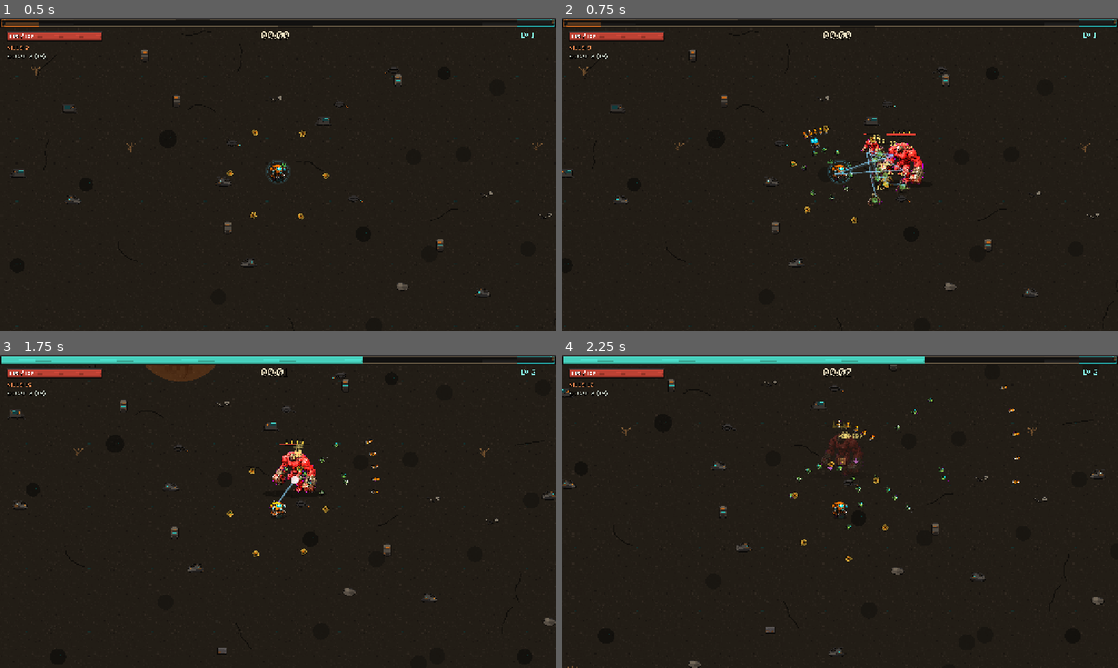
Above: before the commit, frames 1-4 (two rows, left to right).
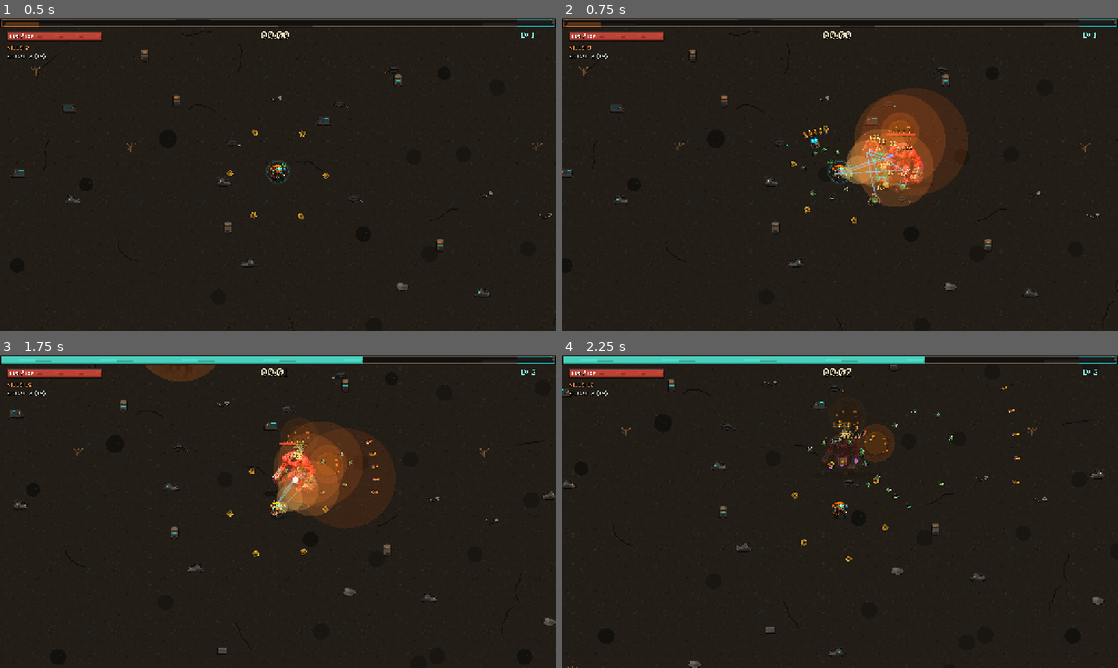
Above: after the commit, the same moments.

Repository: pymmog/last-llm
Game: Godot game, scene res://test/smoke_test.tscn
Same seed, same stepped clock (60 frames per second), same inputs: the game is played once before the commit and once after it. This scene is started directly instead of the project's main scene.
Inputs (mouse positions are in pixels of both pictures, inside the frame that each line leads up to):
- Up to frame 1 (0.5 s): no input
- Up to frame 2 (0.75 s): tap Enter at 0.5 s; move the mouse to (962, 158) at 0.52 s; hold D (move_right) from 0.53 s (still down); tap R at 0.6 s
- Up to frame 3 (1.75 s): tap Space (ui_select) at 0.77, 1.52 s; move the mouse to (166, 527) at 1.27 s; release D (move_right) at 1.28 s; hold S (move_down) from 1.28 s (still down); tap G at 1.35 s
- Up to frame 4 (2.25 s): move the mouse to (895, 442) at 2.02 s; release S (move_down) at 2.03 s; hold D (move_right) from 2.03 s (still down); tap B at 2.1 s

Frame 1 is identical in both runs. In frame 2, 6.0% of the frame differs, in the area x 43-73%, y 22-61%; in frame 3, 3.7%; in frame 4, 1.2%.

Commit message:
feat(weapons): add Flamethrower cone weapon, rebalance outliers
Closes #12: new AoE flamethrower that ticks cone damage toward the
nearest mutant; evolves with Power Core into Inferno Vent, leaving
burning ground patches (via a new main.spawn_burn helper). Includes
procedural whoosh SFX, level-up pool entry, and doc/test updates.

Closes #11: DPS-parity balance pass — Nano Swarm and Gray Goo buffed,
Sunfire Battery buffed, Railspike Driver trimmed.

Co-authored-by: Cursor <cursoragent@cursor.com>

Diff:
--- a/scripts/autoload/sfx.gd
+++ b/scripts/autoload/sfx.gd
@@ -17,6 +17,7 @@
 	"xp": 50,
 	"explosion": 90,
 	"ui_move": 45,
+	"flamer": 180,
 }
 
 var _streams: Dictionary = {}
@@ -115,6 +116,12 @@
 	b = _buf(0.16)
 	_sweep(b, 350, 1000, 3, 0.18, 0.7)
 	_streams["swarm"] = _wav(b)
+
+	# Flamethrower: breathy roaring whoosh.
+	b = _buf(0.3)
+	_noise(b, 0.55, 0.25, 1.2)
+	_sweep(b, 140, 70, 0, 0.22, 1.0)
+	_streams["flamer"] = _wav(b)
 
 	# Spitter glob: wet descending blip.
 	b = _buf(0.14)
--- a/scripts/main.gd
+++ b/scripts/main.gd
@@ -276,15 +276,21 @@
 	Sfx.play("explosion", -4.0)
 	add_shake(4.0)
 	if burn:
-		var fx: Node2D = FxScript.new()
-		fx.main = self
-		fx.kind = "burn"
-		fx.radius = radius * 0.9
-		fx.color = Color(1.0, 0.45, 0.1)
-		fx.life = 3.0
-		fx.burn_dps = burn_dps
-		fx.position = pos
-		fx_node.add_child(fx)
+		spawn_burn(pos, radius * 0.9, burn_dps)
+
+
+func spawn_burn(pos: Vector2, radius: float, dps: float, duration: float = 3.0) -> void:
+	if fx_node.get_child_count() > 300:
+		return
+	var fx: Node2D = FxScript.new()
+	fx.main = self
+	fx.kind = "burn"
+	fx.radius = radius
+	fx.color = Color(1.0, 0.45, 0.1)
+	fx.life = duration
+	fx.burn_dps = dps
+	fx.position = pos
+	fx_node.add_child(fx)
 
 
 # ---------------------------------------------------------------- crates / end
--- a/scripts/upgrades.gd
+++ b/scripts/upgrades.gd
@@ -12,6 +12,8 @@
 		"desc": "Shells the densest cluster", "pair": "emitter", "evolved": "Sunfire Battery"},
 	"swarm": {"name": "Nano Swarm", "script": "res://scripts/weapons/nano_swarm.gd",
 		"desc": "Homing nano-drones", "pair": "matrix", "evolved": "Gray Goo"},
+	"flamer": {"name": "Flamethrower", "script": "res://scripts/weapons/flamethrower.gd",
+		"desc": "Sweeps a cone of fire over the horde", "pair": "core", "evolved": "Inferno Vent"},
 }
 
 const PASSIVES := {
--- /dev/null
+++ b/scripts/weapons/flamethrower.gd
@@ -0,0 +1,135 @@
+extends "res://scripts/weapons/weapon_base.gd"
+## Flamethrower: sweeps a cone of fire toward the nearest mutant, ticking
+## AoE damage on everything caught inside it.
+## Evolution (+ Power Core): Inferno Vent — a huge cone that leaves patches
+## of burning ground along its path.
+
+const TICK := 0.25            # base seconds between damage ticks
+const AIM_TURN_SPEED := 9.0   # rad/s-ish lerp factor for nozzle tracking
+const BURN_PATCH_EVERY := 0.6
+
+var _aim := 0.0
+var _target_aim := 0.0
+var _heat := 0.0    # 0..1 visual intensity, ramps down when not firing
+var _burn_timer := 0.0
+var _flicker := 0.0
+
+
+func _init() -> void:
+	id = "flamer"
+	display_name = "Flamethrower"
+	paired_passive = "core"
+	evolved_name = "Inferno Vent"
+
+
+func cooldown() -> float:
+	# The cooldown is the damage tick interval, so attack-speed and
+	# cooldown passives raise the flame's tick rate like any other weapon.
+	return TICK
+
+
+func tick_damage() -> float:
+	if evolved:
+		return dmg(10.0)
+	var d := 3.0
+	if level >= 3:
+		d += 1.0
+	if level >= 5:
+		d += 1.0
+	if level >= 8:
+		d += 2.0
+	return dmg(d)
+
+
+func cone_range() -> float:
+	if evolved:
+		return area(200.0)
+	var r := 120.0
+	if level >= 2:
+		r += 20.0
+	if level >= 6:
+		r += 25.0
+	return area(r)
+
+
+func half_angle() -> float:
+	if evolved:
+		return 0.66
+	var a := 0.42
+	if level >= 4:
+		a += 0.08
+	if level >= 7:
+		a += 0.08
+	return a
+
+
+func _physics_process(delta: float) -> void:
+	if main.run_over:
+		return
+	_flicker += delta
+	_aim = lerp_angle(_aim, _target_aim, minf(AIM_TURN_SPEED * delta, 1.0))
+	_heat = maxf(_heat - delta * 2.5, 0.0)
+	if _burn_timer > 0.0:
+		_burn_timer -= delta
+	queue_redraw()
+	super(delta)
+
+
+func fire() -> bool:
+	var r := cone_range()
+	var target: Node2D = main.nearest_enemy(player.position, r)
+	if target == null:
+		return false
+	_target_aim = (target.position - player.position).angle()
+	_heat = 1.0
+	var ha := half_angle()
+	var damage := tick_damage()
+	for e in main.enemies_in_range(player.position, r + 24.0):
+		var to_e: Vector2 = e.position - player.position
+		var d := to_e.length()
+		if d > r + e.radius:
+			continue
+		# Widen the cone check by the enemy's angular size so bodies
+		# clipping the edge of the flame still catch fire.
+		var pad: float = e.radius / maxf(d, 1.0)
+		if absf(angle_difference(_target_aim, to_e.angle())) <= ha + pad:
+			e.take_damage(damage, player.position)
+	if evolved and _burn_timer <= 0.0:
+		_burn_timer = BURN_PATCH_EVERY
+		var patch: Vector2 = player.position \
+				+ Vector2.from_angle(_target_aim) * r * randf_range(0.4, 0.85)
+		main.spawn_burn(patch, area(40.0), dmg(12.0), 2.5)
+	Sfx.play("flamer", -8.0)
+	return true
+
+
+func _draw() -> void:
+	# Drawn relative to the player (this node sits at the player's origin):
+	# layered flickering blobs from nozzle to cone tip, plus a hot core.
+	if _heat <= 0.0:
+		return
+	var r := cone_range() * (0.6 + 0.4 * _heat)
+	var ha := half_angle()
+	var steps := 7
+	for i in steps:
+		var t := (float(i) + 0.5) / steps
+		var wob := sin(_flicker * 21.0 + i * 2.1) * ha * 0.55 * t
+		var c := Vector2.from_angle(_aim + wob) * r * t
+		var size := lerpf(5.0, r * tan(ha) * 0.85, t)
+		var col := Color(1.0, lerpf(0.9, 0.35, t), lerpf(0.5, 0.05, t),
+				_heat * lerpf(0.5, 0.14, t))
+		draw_circle(c, size, col)
+	var dir := Vector2.from_angle(_aim)
+	draw_line(dir * 8.0, dir * r * 0.5, Color(1.0, 0.95, 0.7, _heat * 0.45), 3.0)
+
+
+func upgrade_desc() -> String:
+	match level + 1:
+		2: return "Longer reach"
+		3: return "+1 damage per tick"
+		4: return "Wider cone"
+		5: return "+1 damage per tick"
+		6: return "Longer reach"
+		7: return "Wider cone"
+		8: return "+2 damage per tick"
+	return "More power"
--- a/scripts/weapons/nano_swarm.gd
+++ b/scripts/weapons/nano_swarm.gd
@@ -11,8 +11,8 @@
 
 func cooldown() -> float:
 	if evolved:
-		return 1.6
-	var c := 2.2
+		return 1.4
+	var c := 2.0
 	if level >= 4:
 		c -= 0.3
 	if level >= 7:
@@ -35,12 +35,12 @@
 
 func drone_damage() -> float:
 	if evolved:
-		return dmg(14.0)
-	var d := 7.0
+		return dmg(24.0)
+	var d := 8.0
 	if level >= 3:
 		d += 3.0
 	if level >= 6:
-		d += 4.0
+		d += 5.0
 	return dmg(d)
 
 
@@ -66,7 +66,7 @@
 		3: return "+3 damage"
 		4: return "Faster launch"
 		5: return "+1 drone"
-		6: return "+4 damage"
+		6: return "+5 damage"
 		7: return "Faster launch"
 		8: return "+2 drones"
 	return "More power"
--- a/scripts/weapons/plasma_mortar.gd
+++ b/scripts/weapons/plasma_mortar.gd
@@ -32,7 +32,7 @@
 
 func shell_damage() -> float:
 	if evolved:
-		return dmg(55.0)
+		return dmg(65.0)
 	var d := 25.0
 	if level >= 3:
 		d += 10.0
@@ -66,7 +66,7 @@
 		p.target_point = target
 		p.explode_radius = blast_radius()
 		p.burn = evolved
-		p.burn_dps = dmg(9.0) if evolved else 0.0
+		p.burn_dps = dmg(12.0) if evolved else 0.0
 		fired = true
 	if fired:
 		Sfx.play("mortar", -3.0)
--- a/scripts/weapons/rivet_gun.gd
+++ b/scripts/weapons/rivet_gun.gd
@@ -11,7 +11,7 @@
 
 func cooldown() -> float:
 	if evolved:
-		return 1.0
+		return 1.1
 	var c := 0.9
 	if level >= 4:
 		c *= 0.85
@@ -31,7 +31,7 @@
 
 func shot_damage() -> float:
 	if evolved:
-		return dmg(60.0)
+		return dmg(50.0)
 	var d := 8.0
 	if level >= 3:
 		d += 4.0
--- a/test/smoke_test.gd
+++ b/test/smoke_test.gd
@@ -79,7 +79,7 @@
 			for id in Upgrades.WEAPONS:
 				if player.get_weapon(id) == null:
 					player.add_weapon(id)
-			check(player.weapons.size() == 5, "all weapons equipped")
+			check(player.weapons.size() == Upgrades.WEAPONS.size(), "all weapons equipped")
 		20:
 			for id in Upgrades.PASSIVES:
 				player.add_passive(id)
Not shown, added: scripts/weapons/flamethrower.gd.uid
Not shown, changed: .claude/next-steps.md
Not shown, changed: .github/copilot-instructions.md
Not shown, changed: README.md
Not shown, changed: docs/DESIGN.md
